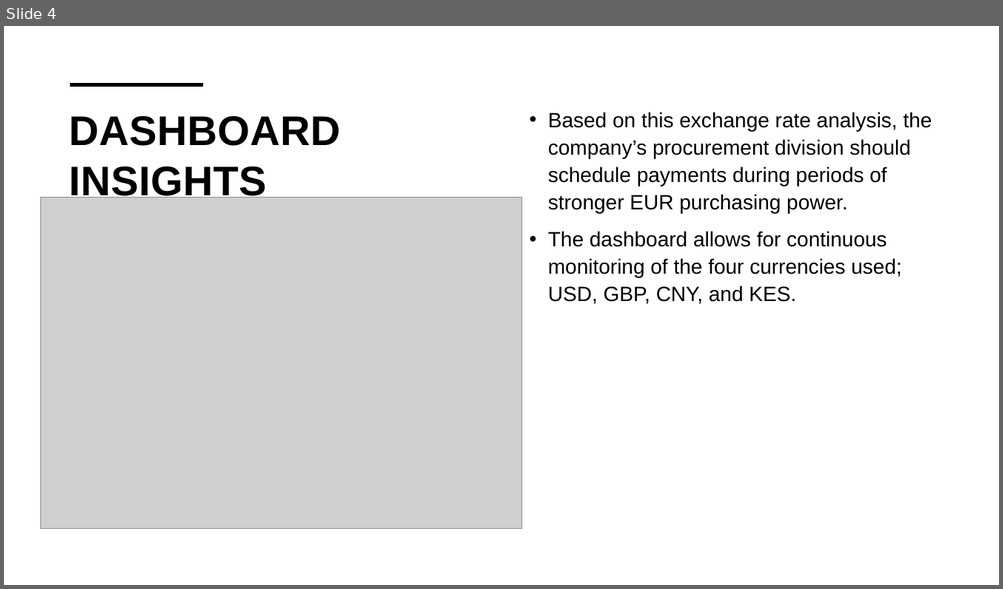
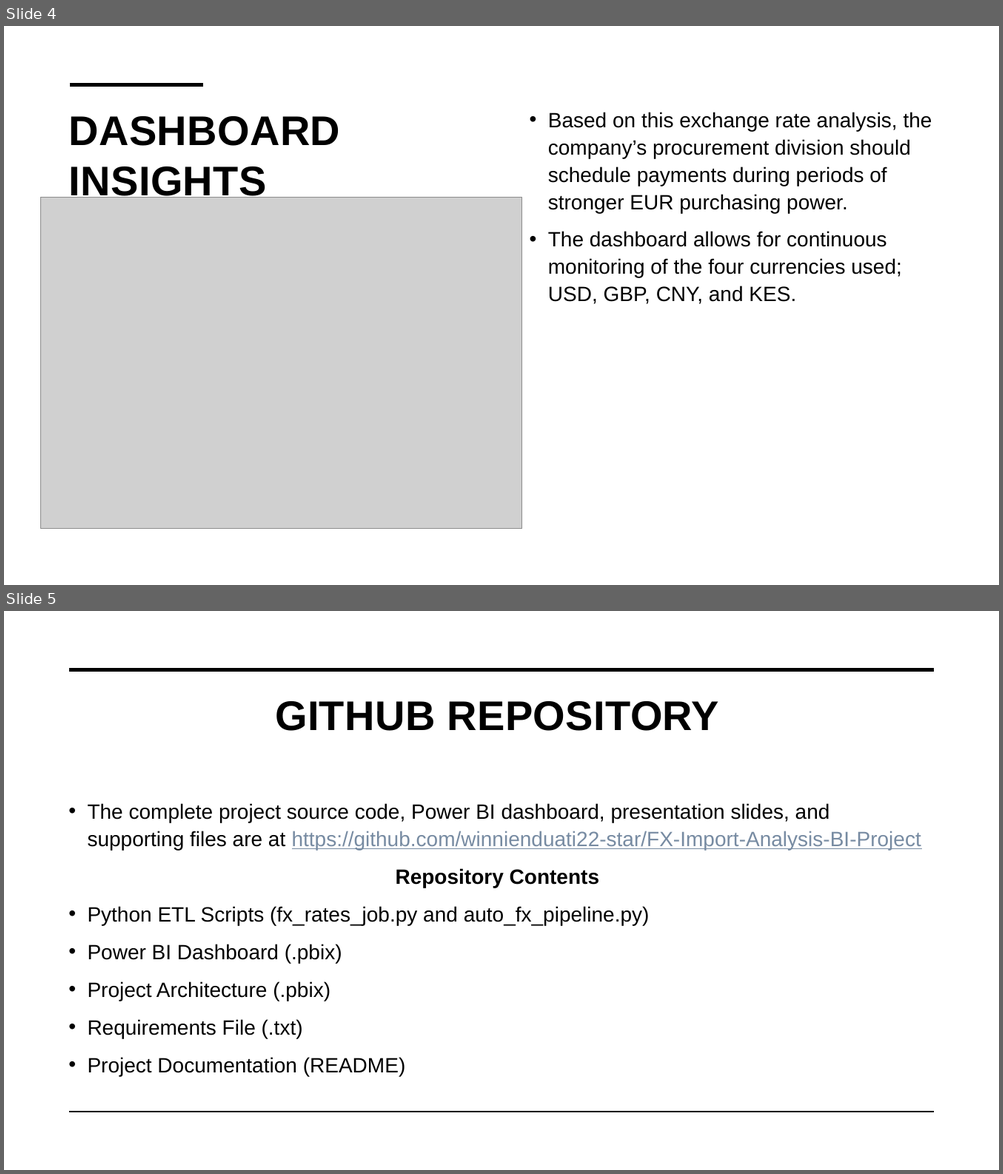
Before and after one commit to winnienduati22-star/FX-Import-Analysis-BI-Project, a slide deck: FOREIGN EXChANGE IMPORT COST ANALYSIS.pptx. Shown one above the other, each under a label of ours: slide 4 before the commit, slides 4 and 5 after it. The pictures are 1003x589 and 1003x1174 pixels, drawn with LibreOffice and Linux fonts; fonts in the diff are those of the drawing; grey boxes stand for pictures. Boxes give left, top, right and bottom in pixels: in the first picture for what was removed or moved away, otherwise in the second. Text is boxed around its words. In the diff, an @@ line names an element or a change of style, - is before the commit and + after.

```diff
--- a/FOREIGN EXChANGE IMPORT COST ANALYSIS.pptx
+++ b/FOREIGN EXChANGE IMPORT COST ANALYSIS.pptx
@@ slide 5 added at (4,611,999,1170), background #FFFFFF @@
@@ line added from (70, 670) to (933, 670), #000000 3.5 pt @@
@@ title added at (275,701,719,731), 40 pt, text #000000, bold @@
+GITHUB REPOSITORY
@@ text added at (88,803,921,1076), 20 pt, text #000000 @@
+• The complete project source code, Power BI dashboard, presentation slides, and supporting files are at https://github.com/winnienduati22-star/FX-Import-Analysis-BI-Project
+Repository Contents
+• Python ETL Scripts (fx_rates_job.py and auto_fx_pipeline.py)
+• Power BI Dashboard (.pbix)
+• Project Architecture (.pbix)
+• Requirements File (.txt)
+• Project Documentation (README)
@@ line added from (70, 1113) to (933, 1113), #000000 1 pt @@
```
